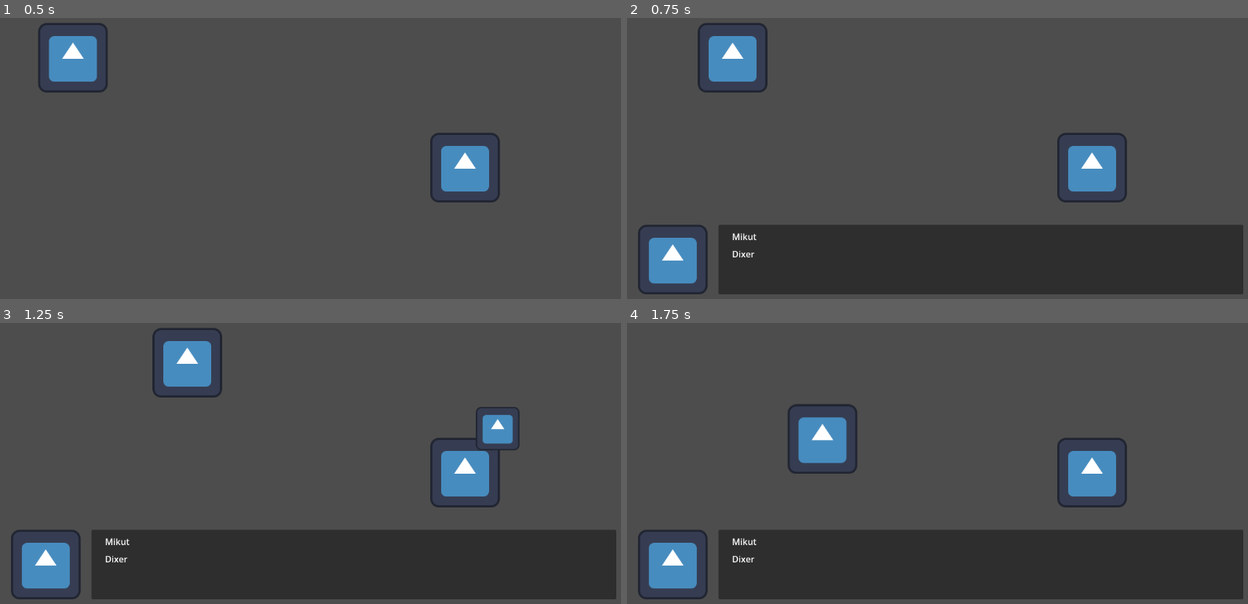
Above: before the commit, frames 1-4 (two rows, left to right).
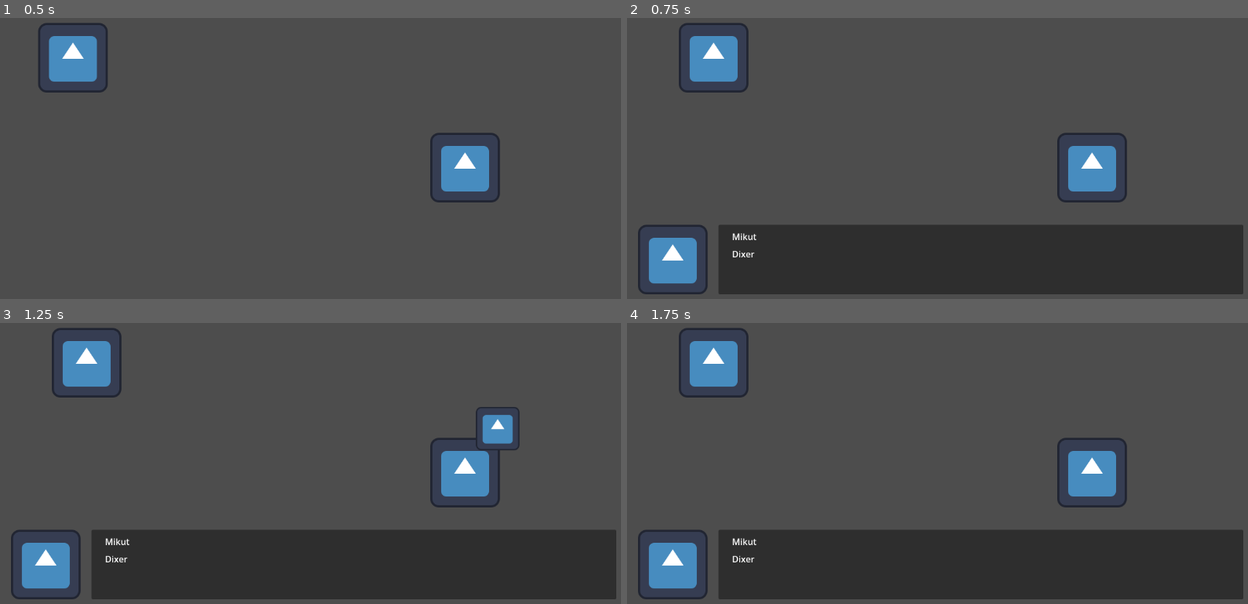
Above: after the commit, the same moments.

Repository: Frajerskie-Game-Studio/Shadow-Delivery
Game: Godot game, scene res://Entieties/dixer.tscn
Same seed, same stepped clock (60 frames per second), same inputs: the game is played once before the commit and once after it. The engine's default icon, where the game draws it, is replaced by a stand-in: a white triangle on a blue panel in a dark square.
Inputs (mouse positions are in pixels of both pictures, inside the frame that each line leads up to):
- Up to frame 1 (0.5 s): no input
- Up to frame 2 (0.75 s): tap Enter at 0.5 s; move the mouse to (1092, 166) at 0.52 s; hold D (move_right) from 0.53 s (still down); click (1092, 166) at 0.6 s
- Up to frame 3 (1.25 s): keep holding D (move_right)
- Up to frame 4 (1.75 s): move the mouse to (813, 452) at 1.27 s; release D (move_right) at 1.28 s; hold S (move_down) from 1.28 s (still down); tap Shift (run) at 1.35 s

Frame 1 is identical in both runs. In frame 2, 1.5% of the frame differs, in the area x 8-23%, y 1-27%; in frame 3, 3.2%; in frame 4, 3.2%, in the area x 8-38%, y 1-54%.

Commit message:
adding locking player movement while in dialog

Diff:
--- a/Entieties/dixer.gd
+++ b/Entieties/dixer.gd
@@ -12,6 +12,7 @@
 
 #showing dialog window (signal from NPC)
 func _on_npc_show_dialog(npc_name, dialog_dict, dialog_npc):
+	$Player.lock()
 	var this_dialog = dialog_hud.instantiate()
 	self.add_child(this_dialog)
 	this_dialog.load_data(npc_name, dialog_dict)
@@ -24,3 +25,4 @@
 	for child in get_children():
 		if child == current_dialog_npc:
 			child.end_dialog()
+	$Player.unlock()
--- /dev/null
+++ b/Entieties/player.gd
@@ -0,0 +1,15 @@
+extends Node2D
+
+
+# Called when the node enters the scene tree for the first time.
+func _ready():
+	pass # Replace with function body.
+
+func unlock():
+	$CharacterBody2D.unlock_movement()
+func lock():
+	$CharacterBody2D.lock_movement()
+
+# Called every frame. 'delta' is the elapsed time since the previous frame.
+func _process(delta):
+	pass
--- a/Entieties/player.tscn
+++ b/Entieties/player.tscn
@@ -1,5 +1,6 @@
-[gd_scene load_steps=4 format=3 uid="uid://bnls0har28lt"]
+[gd_scene load_steps=5 format=3 uid="uid://bnls0har28lt"]
 
+[ext_resource type="Script" path="res://Entieties/player.gd" id="1_231py"]
 [ext_resource type="Texture2D" uid="uid://dmq71f8e1aqr7" path="res://icon.svg" id="1_rlupw"]
 [ext_resource type="Script" path="res://scripts/player_movement.gd" id="1_ymo11"]
 
@@ -7,6 +8,7 @@
 size = Vector2(156, 154)
 
 [node name="Player" type="Node2D"]
+script = ExtResource("1_231py")
 
 [node name="CharacterBody2D" type="CharacterBody2D" parent="."]
 script = ExtResource("1_ymo11")
--- a/scripts/player_movement.gd
+++ b/scripts/player_movement.gd
@@ -26,6 +26,12 @@
 
 	return Vector2(directionX, directionY)
 
+func unlock_movement():
+	can_move = true
+
+func lock_movement():
+	can_move = false
+
 func _physics_process(delta):
 	#moving player (if he can)
 	if can_move:
